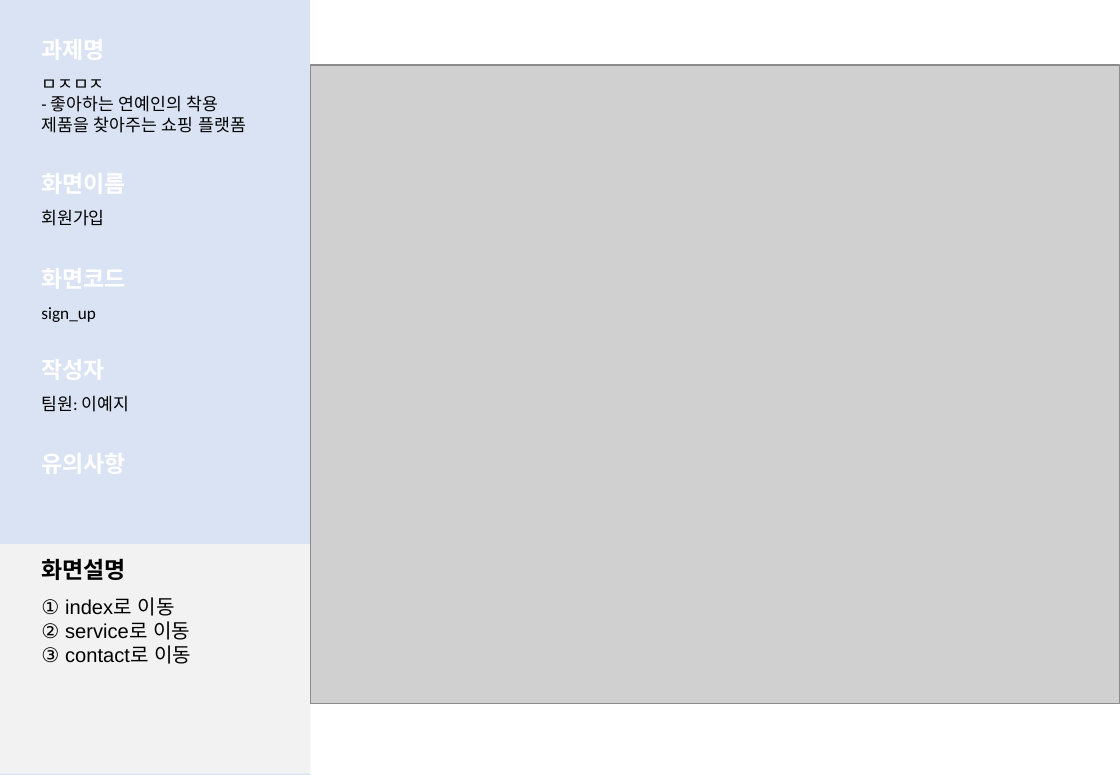
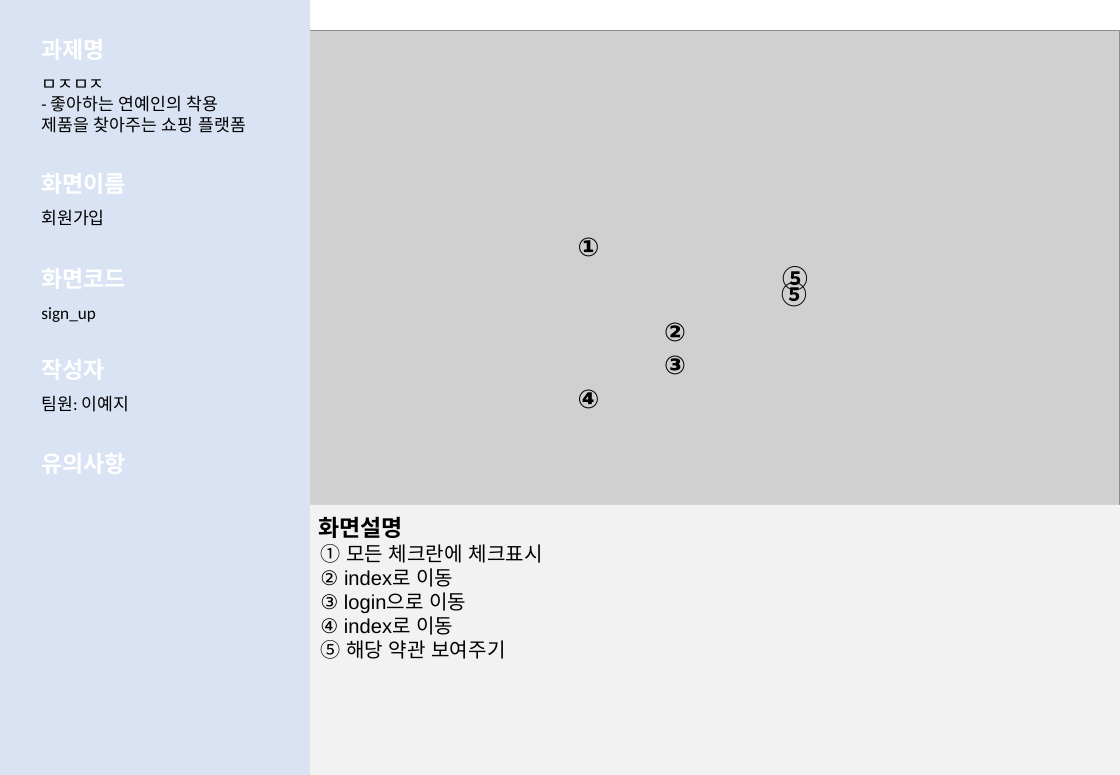
Before and after one commit to LeticiaKang/Project_Idol-Fandom-WebPlaform, a slide deck: slide 6 of 1. 산출문서/화면설계서(실전)/화면설계서_서식(1조. HappyVirus) (실전).pptx (slide 5 before the commit). Drawn at 1120x775 pixels with LibreOffice and Linux fonts; fonts in the diff are those of the drawing; grey boxes stand for pictures. Boxes give left, top, right and bottom in pixels: in the first picture for what was removed or moved away, otherwise in the second. Text is boxed around its words. In the diff, an @@ line names an element or a change of style, - is before the commit and + after.

Commit message:
산출문서 수정
- 화면설계서
- 데이터베이스 요구사항 분석서

```diff
--- a/1. 산출문서/화면설계서(실전)/화면설계서_서식(1조. HappyVirus) (실전).pptx
+++ b/1. 산출문서/화면설계서(실전)/화면설계서_서식(1조. HappyVirus) (실전).pptx
@@ picture: place and size @@
-picture at [310, 65, 1120, 704]
+picture at [309, 31, 1119, 506]
@@ text added at [578, 237, 600, 257], 18 pt, text #000000, bold @@
+①
@@ text added at [782, 266, 808, 295], 18 pt, text #000000, bold @@
+⑤
@@ text added at [782, 277, 808, 307], 18 pt, text #000000, bold @@
+⑤
@@ text added at [664, 322, 686, 342], 18 pt, text #000000, bold @@
+②
@@ text added at [664, 355, 686, 375], 18 pt, text #000000, bold @@
+③
@@ text added at [578, 389, 600, 409], 18 pt, text #000000, bold @@
+④
@@ text "화면설명": place and size @@
-text "화면설명" at [41, 558, 125, 580]
+text "화면설명" at [318, 516, 402, 538]
@@ rectangle: place and size @@
-rectangle at [0, 545, 310, 775]
+rectangle at [310, 506, 1120, 775]
@@ text at [320, 544, 542, 659]: text changed @@
-① index로 이동
-② service로 이동
-③ contact로 이동
+① 모든 체크란에 체크표시
+② index로 이동
+③ login으로 이동
+④ index로 이동
+⑤ 해당 약관 보여주기
```
Also in this commit, not shown: 15 other slides changed, 2 slides added, 1 other file.
